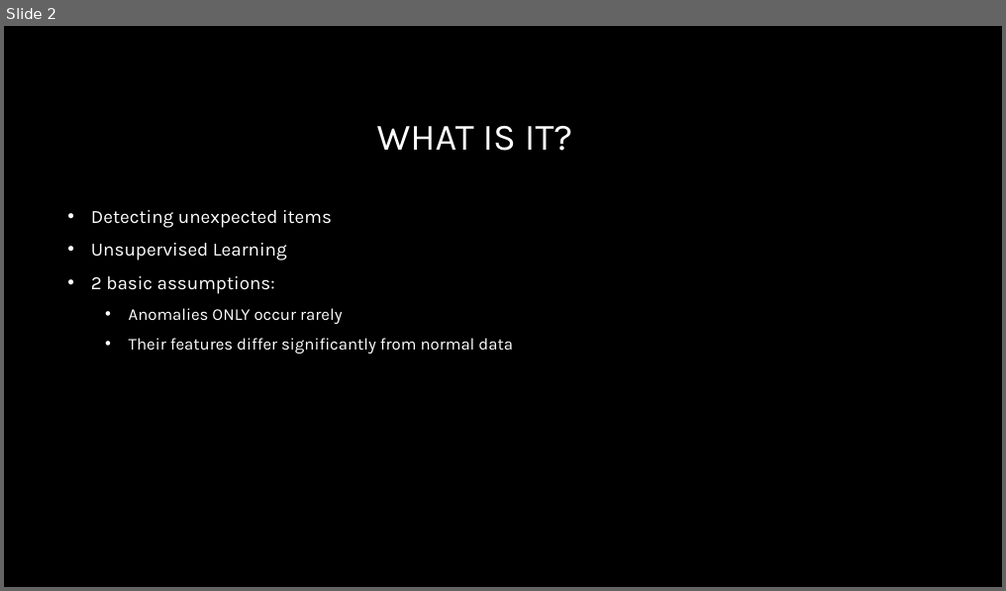
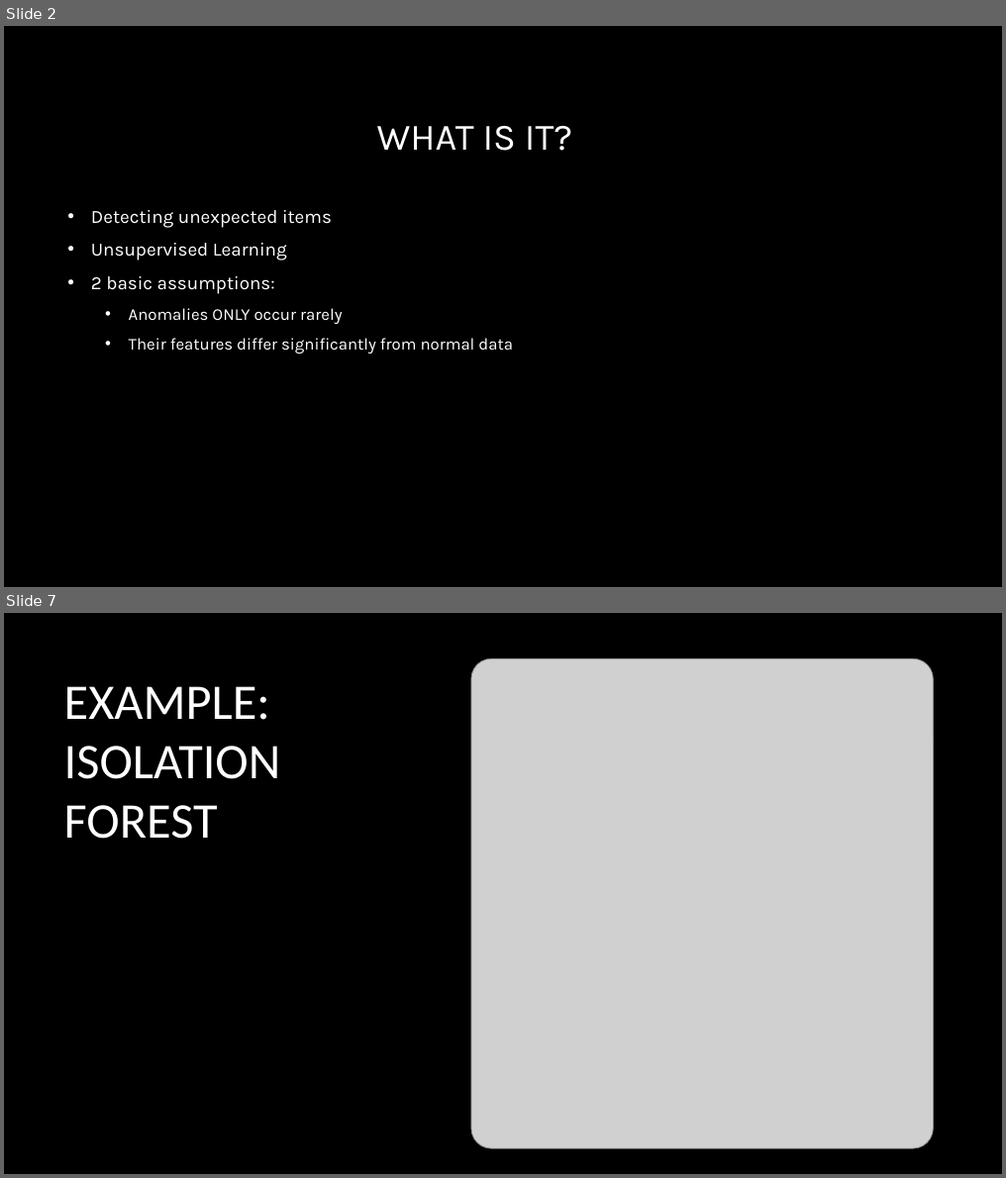
Before and after one commit to mdominguez2010/anomaly_detection, a slide deck: anomaly_detection.pptx. Shown one above the other, each under a label of ours: slide 2 before the commit, slides 2 and 7 after it; the slides between them are not shown. The pictures are 1006x591 and 1006x1178 pixels, drawn with LibreOffice and Linux fonts; fonts in the diff are those of the drawing; grey boxes stand for pictures; background and template pictures are left out. Boxes give left, top, right and bottom in pixels: in the first picture for what was removed or moved away, otherwise in the second. Text is boxed around its words. In the diff, an @@ line names an element or a change of style, - is before the commit and + after.

```diff
--- a/anomaly_detection.pptx
+++ b/anomaly_detection.pptx
@@ slide 7 added at (x1=4, y1=613, x2=1002, y2=1174), background picture (left out) @@
@@ picture added at (x1=471, y1=659, x2=933, y2=1149) @@
@@ title added at (x1=64, y1=686, x2=281, y2=839), 48 pt, text #FFFFFF @@
+EXAMPLE: ISOLATION FOREST
```
Also in this commit, not shown: 3 slides changed, 3 other slides added, 2 other files.
